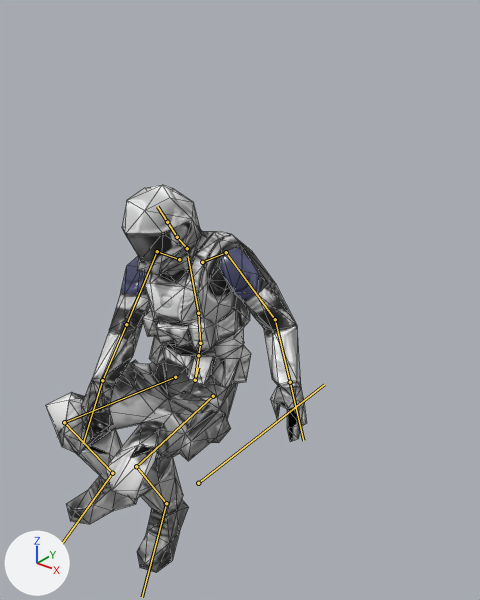
Before and after pictures for a commit that changed the FBX model Assets/App/Art/Models/Low Poly Sci-fi Pilot - by Jungle Jim/source/Sci-fi pilot low-poly.fbx.
Camera for both pictures: a 50 mm camera at (1.68, -1.79, 2.14) aimed at (0.23, 0.02, 1.02). Arrows for +X, +Y and +Z are at lower left; the lights stay in place. The picture after the commit comes second. Both versions are drawn at frame 1136 of the action 'Armature|Armature|3562031114496_TempMotion.001'; the numbers are the values there. The bones that change, and the others that lie on the model, are drawn over the model as lines. Mesh edges are drawn as thin lines.

Objects in the first picture: 'Sci_fi_soldier1', 'Sci_fi_soldier1.001'.
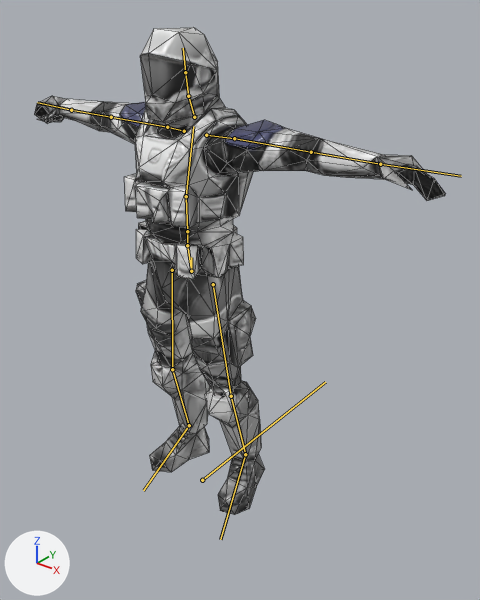
Boxes (x1, y1, x2, y2) around the edits, measured in the pictures (480 x 600 px):
'Sci_fi_soldier1', posed (13% wider, 26% taller): before (46, 185, 297, 573); after (34, 27, 319, 515)
'Sci_fi_soldier1.001', posed: before (264, 326, 307, 442); after (306, 138, 445, 200)
bone 'RL_BoneRoot', root to tip: before (198, 483) to (324, 384); after (202, 480) to (325, 382)
bone 'CC_Base_Hip', root to tip: before (195, 380) to (198, 367); after (191, 271) to (191, 257)
bone 'CC_Base_L_Thigh', root to tip: before (213, 396) to (136, 466); after (213, 284) to (231, 396)
bone 'CC_Base_L_Calf', root to tip: before (136, 466) to (166, 503); after (231, 396) to (245, 454)
bone 'CC_Base_L_Foot', root to tip: before (166, 503) to (142, 597); after (245, 454) to (220, 539)
bone 'CC_Base_R_Thigh', root to tip: before (175, 377) to (64, 422); after (172, 270) to (172, 369)
bone 'CC_Base_R_Calf', root to tip: before (64, 422) to (112, 473); after (172, 369) to (189, 425)
bone 'CC_Base_R_Foot', root to tip: before (112, 473) to (62, 543); after (189, 425) to (143, 490)
bone 'CC_Base_Waist', root to tip: before (198, 355) to (200, 343); after (187, 245) to (187, 231)
bone 'CC_Base_Spine01', root to tip: before (200, 343) to (198, 313); after (187, 231) to (186, 196)
bone 'CC_Base_Spine02', root to tip: before (198, 313) to (188, 256); after (186, 196) to (193, 126)
bone 'CC_Base_NeckTwist01', root to tip: before (187, 248) to (177, 237); after (194, 117) to (188, 96)
bone 'CC_Base_Head', root to tip: before (177, 237) to (167, 222); after (188, 96) to (185, 72)
bone 'CC_Base_L_Clavicle', root to tip: before (202, 262) to (226, 252); after (206, 135) to (234, 138)
bone 'CC_Base_L_Upperarm', root to tip: before (226, 252) to (275, 319); after (234, 138) to (311, 152)
bone 'CC_Base_L_Forearm', root to tip: before (275, 319) to (290, 382); after (311, 152) to (380, 164)
bone 'CC_Base_L_Hand', root to tip: before (290, 382) to (303, 440); after (380, 164) to (461, 176)
bone 'CC_Base_R_Clavicle', root to tip: before (179, 259) to (157, 251); after (184, 131) to (167, 127)
bone 'CC_Base_R_Upperarm', root to tip: before (157, 251) to (126, 324); after (167, 127) to (111, 117)
bone 'CC_Base_R_Forearm', root to tip: before (126, 324) to (102, 380); after (111, 117) to (71, 110)
bone 'CC_Base_R_Hand', root to tip: before (102, 380) to (83, 443); after (71, 110) to (37, 102)

What the commit changed:
Bone 'RL_BoneRoot' (bone_rl_boneroot) moves from (-0.2, -2.8, 0.0) to (0.0, 0.0, 0.0).
Bone 'RL_BoneRoot' (bone_rl_boneroot) turns from (0, 0, -1) to (0, 0, 0) degrees about its own x, y and z.
Bone 'CC_Base_Hip' (bone_cc_base_hip) moves from (0.0, -51.3, -5.5) to (0.0, 0.0, 0.0).
Bone 'CC_Base_Hip' (bone_cc_base_hip) turns from (-21, 0, -1) to (0, 0, 0) degrees about its own x, y and z.
Bone 'CC_Base_L_Thigh' (bone_cc_base_l_thigh) turns from (73, -11, -9) to (0, 0, 0) degrees about its own x, y and z.
Bone 'CC_Base_L_Calf' (bone_cc_base_l_calf) turns from (-108, 0, 1) to (0, 0, 0) degrees about its own x, y and z.
Bone 'CC_Base_L_Foot' (bone_cc_base_l_foot) turns from (1, -5, -2) to (0, 0, 0) degrees about its own x, y and z.
Bone 'CC_Base_R_Thigh' (bone_cc_base_r_thigh) turns from (71, 15, 7) to (0, 0, 0) degrees about its own x, y and z.
Bone 'CC_Base_R_Calf' (bone_cc_base_r_calf) turns from (-104, 0, -1) to (0, 0, 0) degrees about its own x, y and z.
Bone 'CC_Base_R_Foot' (bone_cc_base_r_foot) turns from (12, 2, 3) to (0, 0, 0) degrees about its own x, y and z.
Bone 'CC_Base_Waist' (bone_cc_base_waist) turns from (5, 2, 2) to (0, 0, 0) degrees about its own x, y and z.
Bone 'CC_Base_Spine01' (bone_cc_base_spine01) turns from (15, 3, 4) to (0, 0, 0) degrees about its own x, y and z.
Bone 'CC_Base_Spine02' (bone_cc_base_spine02) turns from (17, 2, 4) to (0, 0, 0) degrees about its own x, y and z.
Bone 'CC_Base_NeckTwist01' (bone_cc_base_necktwist01) turns from (2, -1, 1) to (0, 0, 0) degrees about its own x, y and z.
Bone 'CC_Base_Head' (bone_cc_base_head) turns from (4, -17, 1) to (0, 0, 0) degrees about its own x, y and z.
Bone 'CC_Base_L_Clavicle' (bone_cc_base_l_clavicle) turns from (-4, 13, 18) to (0, 0, 0) degrees about its own x, y and z.
Bone 'CC_Base_L_Upperarm' (bone_cc_base_l_upperarm) turns from (53, 54, -21) to (0, 0, 0) degrees about its own x, y and z.
Bone 'CC_Base_L_Forearm' (bone_cc_base_l_forearm) turns from (20, -13, 6) to (0, 0, 0) degrees about its own x, y and z.
Bone 'CC_Base_L_Hand' (bone_cc_base_l_hand) turns from (-5, -21, 39) to (0, 0, 0) degrees about its own x, y and z.
Bone 'CC_Base_R_Clavicle' (bone_cc_base_r_clavicle) turns from (10, -7, -15) to (0, 0, 0) degrees about its own x, y and z.
Bone 'CC_Base_R_Upperarm' (bone_cc_base_r_upperarm) turns from (65, -14, 39) to (0, 0, 0) degrees about its own x, y and z.
Bone 'CC_Base_R_Forearm' (bone_cc_base_r_forearm) turns from (19, 24, -2) to (0, 0, 0) degrees about its own x, y and z.
Bone 'CC_Base_R_Hand' (bone_cc_base_r_hand) turns from (2, 23, 7) to (0, 0, 0) degrees about its own x, y and z.
